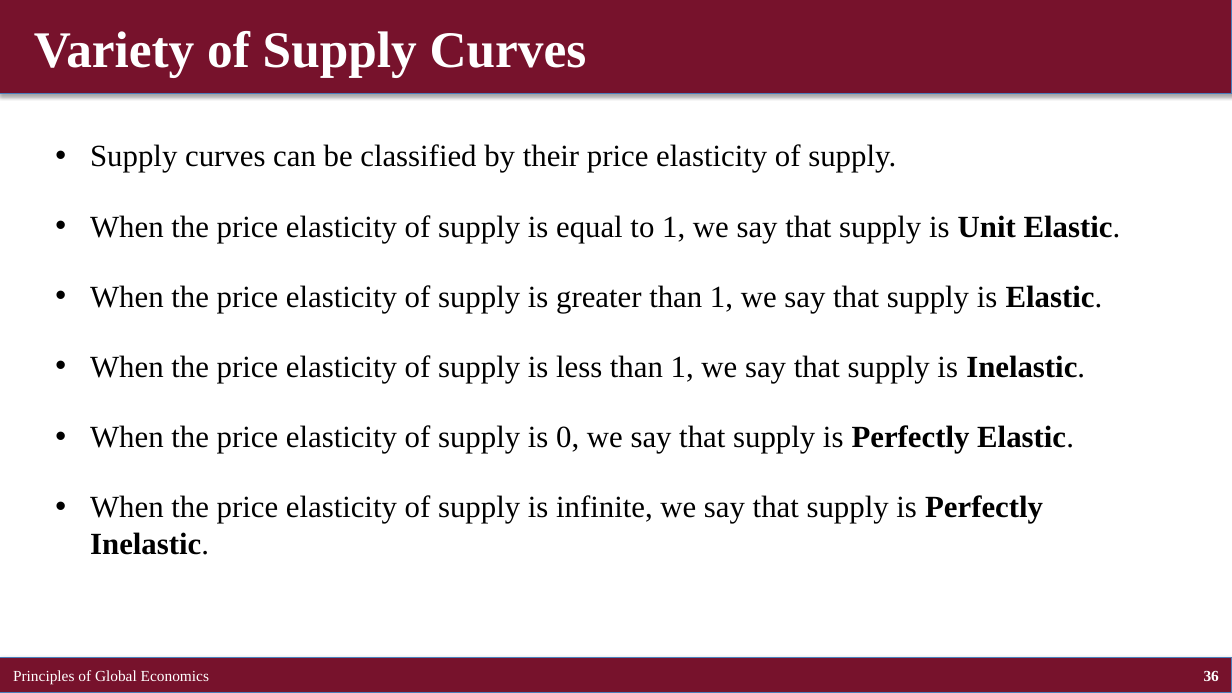
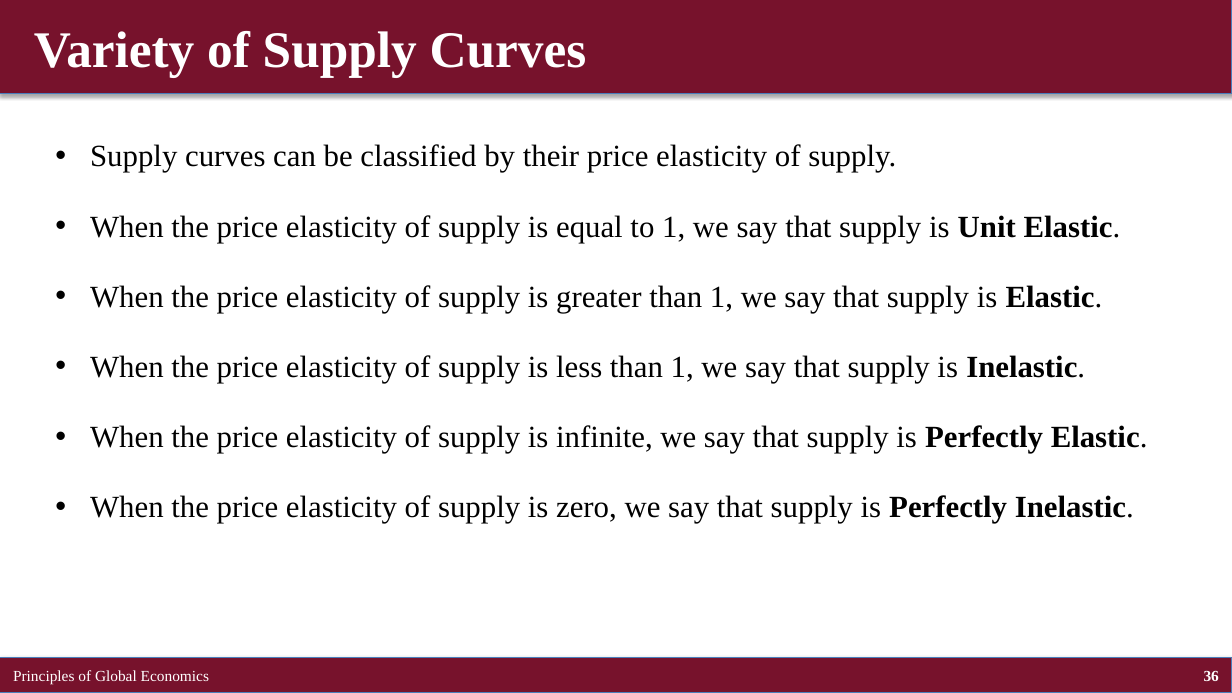
Before and after one commit to brianhwpark/brianhwpark.github.io, a slide deck: slide 36 of files/teaching-resources/concordiacollege-bus-201/bus-201-lecture-note/bus201-ch05.pptx. Drawn at 1232x693 pixels with LibreOffice and Linux fonts; fonts in the diff are those of the drawing. Boxes give left, top, right and bottom in pixels: in the first picture for what was removed or moved away, otherwise in the second. Text is boxed around its words. In the diff, an @@ line names an element or a change of style, - is before the commit and + after.

```diff
--- a/files/teaching-resources/concordiacollege-bus-201/bus-201-lecture-note/bus201-ch05.pptx
+++ b/files/teaching-resources/concordiacollege-bus-201/bus-201-lecture-note/bus201-ch05.pptx
@@ text at <box>90,425,1148,523</box>: text changed @@
-• When the price elasticity of supply is 0, we say that supply is Perfectly Elastic.
-• When the price elasticity of supply is infinite, we say that supply is Perfectly Inelastic.
+• When the price elasticity of supply is infinite, we say that supply is Perfectly Elastic.
+• When the price elasticity of supply is zero, we say that supply is Perfectly Inelastic.
```
Also in this commit, not shown: 3 other slides changed, 9 other files.
